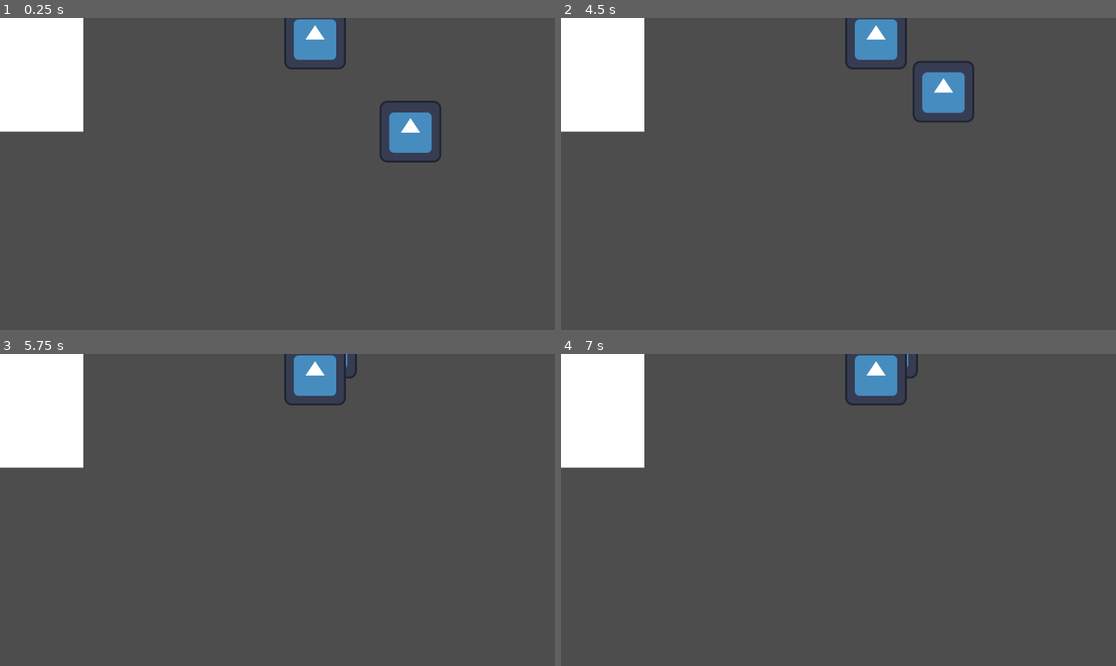
Above: before the commit, frames 1-4 (two rows, left to right).
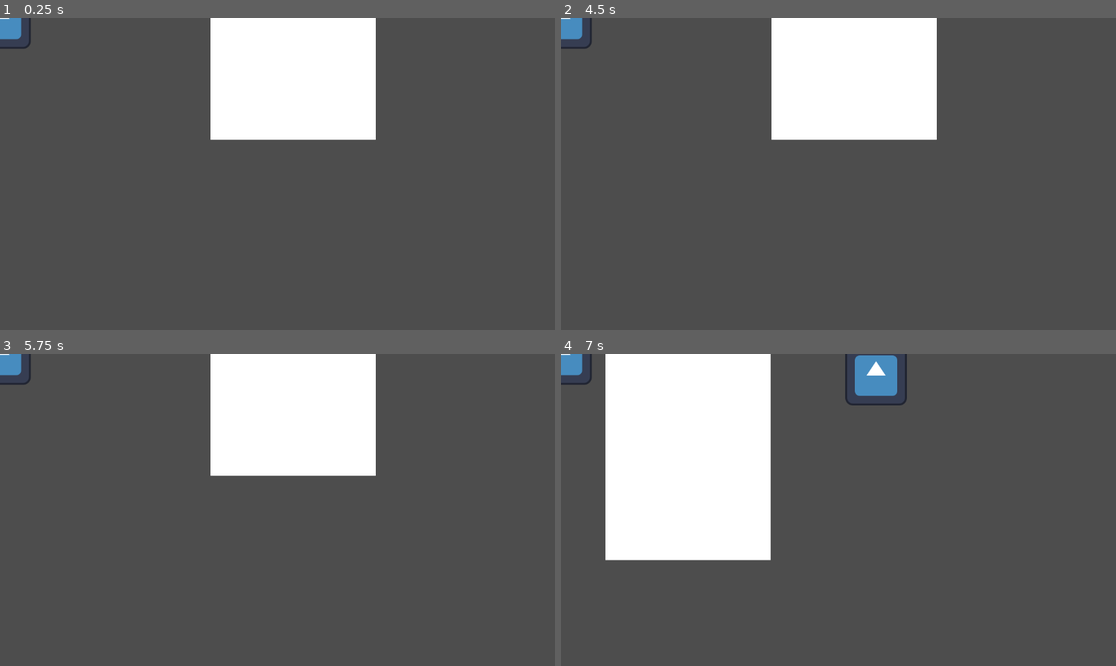
Above: after the commit, the same moments.

Repository: Shiro-zero/projecbutterfly
Game: Godot game, scene res://world.tscn
Two runs of this game, one before a commit and one after it. Both use one fixed random seed, a clock stepped at 60 frames per second and the inputs below. The engine's default icon, where the game draws it, is replaced by a stand-in: a white triangle on a blue panel in a dark square.
Inputs (mouse positions are in pixels of both pictures, inside the frame that each line leads up to):
- Up to frame 1 (0.25 s): no input
- Up to frame 2 (4.5 s): tap Enter at 0.5, 2, 3.5 s; move the mouse to (810, 236) at 0.52 s; click (810, 236) at 0.67 s; tap Space at 1.25, 2.75, 4.25 s; drag from (1005, 220) to (971, 130) at 1.27 s; move the mouse to (672, 127) at 2.02 s; click (672, 127) at 2.17 s; drag from (866, 174) to (877, 39) at 2.77 s; move the mouse to (755, 96) at 3.52 s; click (755, 96) at 3.67 s; drag from (960, 158) to (877, 39) at 4.27 s
- Up to frame 3 (5.75 s): move the mouse to (166, 525) at 5.02 s; click (166, 525) at 5.17 s
- Up to frame 4 (7 s): drag from (894, 441) to (727, 525) at 5.77 s; move the mouse to (810, 572) at 6.52 s; click (810, 572) at 6.67 s

The runs differ from the first frame. In frame 1, 18% of the frame differs, in the area x 0-80%, y 0-47%; in frame 2, 18%; in frame 3, 17%; in frame 4, 20%, in the area x 0-65%, y 0-67%.
Error after the commit: Invalid assignment of property or key 'scale' with value of type 'Vector2' on a base object of type 'Nil'. (res://assets/draggable/draggable_controller.gd:99)

Commit message:
update rapide bugged

Diff:
--- /dev/null
+++ b/assets/draggable/draggable.gd
@@ -0,0 +1,24 @@
+extends Node2D
+class_name draggable
+
+@export var is_dragged = false
+@export var base_z_index = 1
+@export var hover_z_index = 2
+
+func _ready() -> void:
+	get_parent().connect_draggable_signals(self)
+
+func _on_area_2d_mouse_entered() -> void:
+	emit_signal('hover', self)
+	print("hover_on")
+
+
+func _on_area_2d_mouse_exited() -> void:
+	emit_signal('hover_off', self)
+	print("hover_off")
+
+func hover_on():
+	z_index = hover_z_index
+
+func hover_off():
+	z_index = base_z_index
--- a/draggable.tscn
+++ b/assets/draggable/draggable.tscn
@@ -1,11 +1,13 @@
-[gd_scene load_steps=3 format=3 uid="uid://c6jcudcng37uv"]
+[gd_scene load_steps=4 format=3 uid="uid://c6jcudcng37uv"]
 
 [ext_resource type="Texture2D" uid="uid://cojrg57s6gtrw" path="res://icon.svg" id="1_23t8e"]
+[ext_resource type="Script" uid="uid://bw0d6voedeplf" path="res://assets/draggable/draggable.gd" id="1_law6f"]
 
 [sub_resource type="RectangleShape2D" id="RectangleShape2D_23t8e"]
 size = Vector2(127, 124)
 
 [node name="draggable" type="Node2D"]
+script = ExtResource("1_law6f")
 
 [node name="Sprite2D" type="Sprite2D" parent="."]
 texture = ExtResource("1_23t8e")
@@ -15,3 +17,6 @@
 [node name="CollisionShape2D" type="CollisionShape2D" parent="Area2D"]
 position = Vector2(-0.5, 0)
 shape = SubResource("RectangleShape2D_23t8e")
+
+[connection signal="mouse_entered" from="Area2D" to="." method="_on_area_2d_mouse_entered"]
+[connection signal="mouse_exited" from="Area2D" to="." method="_on_area_2d_mouse_exited"]
--- a/draggable_controller.gd
+++ b/assets/draggable/draggable_controller.gd
@@ -2,7 +2,7 @@
 
 
 const COLLISION_MASK_DRAGGABLE = 1
-const COLLISION_MASK_CARD_SLOT = 2
+const COLLISION_MASK_STAMP_SLOT = 2
 const DRAGGABLE_HOVER = Vector2(1.1, 1.1)
 const DRAGGABLE_HOVER_OFF = Vector2(1, 1)
 
@@ -29,6 +29,10 @@
 			# Action au déclick
 			print("déclick")
 			end_drag()
+
+func connect_draggable_signals(draggable):
+	draggable.connect('hover', on_draggable_hover)
+	draggable.connect('hover_off', on_draggable_hover_off)
 
 func raycast_check(mask):
 	var world = get_world_2d().direct_space_state
@@ -62,10 +66,38 @@
 
 func start_drag():
 	if draggable :
+		highlight_draggable(draggable_dragged, true)
 		draggable_dragged = draggable
 		drag_offset = draggable_dragged.global_position - get_global_mouse_position()
 
 func end_drag():
 	if draggable_dragged:
+		highlight_draggable(draggable_dragged, false)
+		var slot = raycast_check(COLLISION_MASK_STAMP_SLOT)
+		if slot:
+			if draggable_dragged.is_in_group("stamp"):
+				draggable_dragged
+
 		draggable_dragged = null
 		#ajouter logique de relache ici vérification d'ou il a été relaché
+
+func on_draggable_hover():
+	#if !is_draggable_hovering:
+	print("grossit")
+	is_draggable_hovering = true
+	highlight_draggable(draggable, true)
+
+func on_draggable_hover_off():
+	#if !is_draggable_hovering:
+	print("grossit")
+	is_draggable_hovering = false
+	highlight_draggable(draggable, false)
+
+func highlight_draggable(draggable, hover: bool):
+	print(draggable)
+	if hover:
+		draggable.scale = DRAGGABLE_HOVER
+		draggable.z_index = draggable.hover_base_index
+	else:
+		draggable.scale = DRAGGABLE_HOVER_OFF
+		draggable.z_index = draggable.base_z_index
--- /dev/null
+++ b/assets/feuille papier/feuille_papier.gd
@@ -0,0 +1,3 @@
+extends draggable
+
+var is_accepted = null
--- /dev/null
+++ b/assets/feuille papier/feuille_papier.tscn
@@ -0,0 +1,25 @@
+[gd_scene load_steps=3 format=3 uid="uid://bvymuumfip7mt"]
+
+[ext_resource type="Script" uid="uid://d0yn4vrme7gqa" path="res://assets/feuille papier/feuille_papier.gd" id="1_v5b2u"]
+
+[sub_resource type="RectangleShape2D" id="RectangleShape2D_fj7yv"]
+size = Vector2(342, 476)
+
+[node name="FeuillePapier" type="Node2D"]
+script = ExtResource("1_v5b2u")
+base_z_index = 0
+
+[node name="ColorRect" type="ColorRect" parent="."]
+offset_left = -170.0
+offset_top = -237.0
+offset_right = 173.0
+offset_bottom = 236.0
+
+[node name="Area2D" type="Area2D" parent="."]
+
+[node name="CollisionShape2D" type="CollisionShape2D" parent="Area2D"]
+position = Vector2(3, -3)
+shape = SubResource("RectangleShape2D_fj7yv")
+
+[connection signal="mouse_entered" from="Area2D" to="." method="_on_area_2d_mouse_entered"]
+[connection signal="mouse_exited" from="Area2D" to="." method="_on_area_2d_mouse_exited"]
--- /dev/null
+++ b/assets/stamp/stamp.gd
@@ -0,0 +1,3 @@
+extends draggable
+
+@export var is_accepted = true
--- a/world.tscn
+++ b/world.tscn
@@ -1,32 +1,35 @@
-[gd_scene load_steps=4 format=3 uid="uid://caobt1w4cxy2p"]
+[gd_scene load_steps=7 format=3 uid="uid://caobt1w4cxy2p"]
 
-[ext_resource type="Script" uid="uid://ckg7jxs3yk8bw" path="res://draggable_controller.gd" id="2_tlwt5"]
-[ext_resource type="PackedScene" uid="uid://c6jcudcng37uv" path="res://draggable.tscn" id="3_aqk2v"]
+[ext_resource type="Script" uid="uid://ckg7jxs3yk8bw" path="res://assets/draggable/draggable_controller.gd" id="2_tlwt5"]
+[ext_resource type="PackedScene" uid="uid://c6jcudcng37uv" path="res://assets/draggable/draggable.tscn" id="3_aqk2v"]
+[ext_resource type="PackedScene" uid="uid://bvymuumfip7mt" path="res://assets/feuille papier/feuille_papier.tscn" id="3_tlwt5"]
+[ext_resource type="Script" uid="uid://cmfc5h62o4ji6" path="res://assets/stamp/stamp.gd" id="4_036b0"]
+[ext_resource type="Texture2D" uid="uid://cojrg57s6gtrw" path="res://icon.svg" id="5_dwbse"]
 
-[sub_resource type="RectangleShape2D" id="RectangleShape2D_fj7yv"]
-size = Vector2(342, 476)
+[sub_resource type="RectangleShape2D" id="RectangleShape2D_pkg7o"]
+size = Vector2(127, 124)
 
 [node name="World" type="Node2D"]
 
 [node name="DraggableController" type="Node2D" parent="."]
 script = ExtResource("2_tlwt5")
 
-[node name="draggable" parent="DraggableController" instance=ExtResource("3_aqk2v")]
-position = Vector2(852, 236)
-
 [node name="draggable2" parent="DraggableController" instance=ExtResource("3_aqk2v")]
 position = Vector2(654, 43)
 
-[node name="FeuillePapier" type="Node2D" parent="DraggableController"]
+[node name="FeuillePapier2" parent="DraggableController" instance=ExtResource("3_tlwt5")]
+position = Vector2(607.461, 16.8461)
 
-[node name="ColorRect" type="ColorRect" parent="DraggableController/FeuillePapier"]
-offset_left = -170.0
-offset_top = -237.0
-offset_right = 173.0
-offset_bottom = 236.0
+[node name="Stamp" type="Node2D" parent="DraggableController"]
+script = ExtResource("4_036b0")
 
-[node name="Area2D" type="Area2D" parent="DraggableController/FeuillePapier"]
+[node name="Sprite2D" type="Sprite2D" parent="DraggableController/Stamp"]
+texture = ExtResource("5_dwbse")
 
-[node name="CollisionShape2D" type="CollisionShape2D" parent="DraggableController/FeuillePapier/Area2D"]
-position = Vector2(1, 0)
-shape = SubResource("RectangleShape2D_fj7yv")
+[node name="Area2D" type="Area2D" parent="DraggableController/Stamp"]
+
+[node name="CollisionShape2D" type="CollisionShape2D" parent="DraggableController/Stamp/Area2D"]
+position = Vector2(-0.5, 0)
+shape = SubResource("RectangleShape2D_pkg7o")
+
+[node name="Node2D" type="Node2D" parent="."]
Not shown, added: assets/draggable/draggable.gd.uid
Renamed: draggable_controller.gd.uid -> assets/draggable/draggable_controller.gd.uid
Not shown, added: assets/feuille papier/feuille_papier.gd.uid
Not shown, added: assets/stamp/stamp.gd.uid
